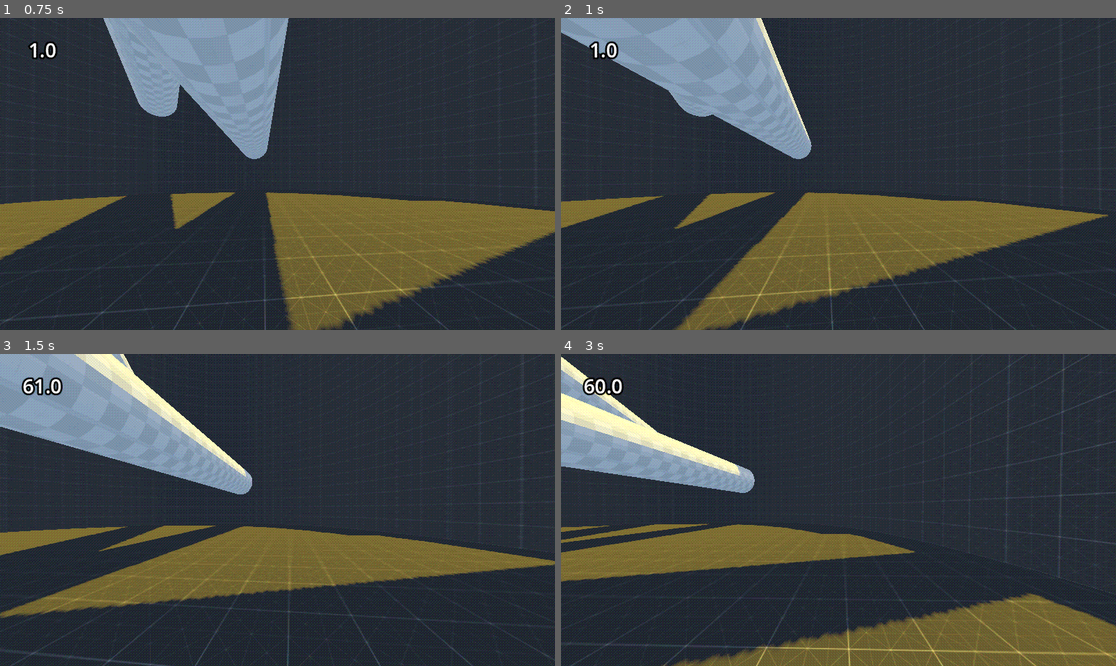
Above: before the commit, frames 1-4 (two rows, left to right).
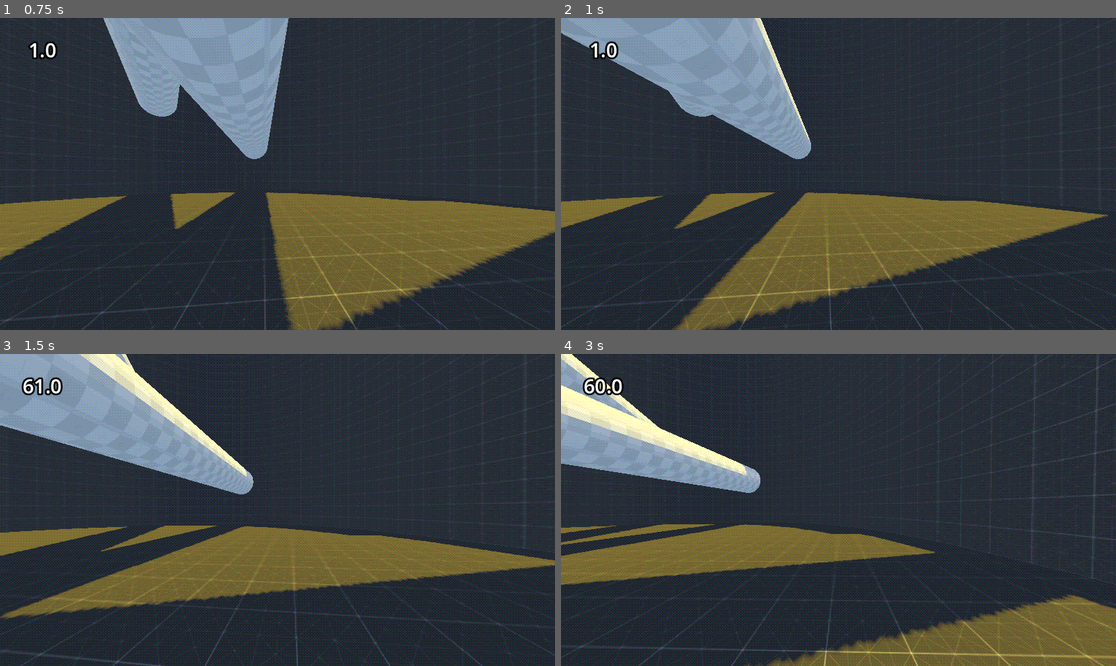
Above: after the commit, the same moments.

Repository: juliasinger1980-alt/Movement_Climber
Game: Godot game, scene res://world.tscn
Two runs of this game, one before a commit and one after it. Both use one fixed random seed, a clock stepped at 60 frames per second and the inputs below.
Inputs (mouse positions are in pixels of both pictures, inside the frame that each line leads up to):
- Up to frame 1 (0.75 s): tap Enter at 0.5 s; move the mouse to (305, 174) at 0.52 s; hold D (D) from 0.53 s (still down)
- Up to frame 2 (1 s): keep holding D (D); click (866, 174) at 0.8 s
- Up to frame 3 (1.5 s): move the mouse to (249, 510) at 1.27 s; release D (D) at 1.28 s; click (249, 510) at 1.35 s
- Up to frame 4 (3 s): right-click (810, 510) at 1.55 s; move the mouse to (849, 503) at 2.02 s; hold D (D) 2.03-2.78 s; right-click (849, 503) at 2.1 s; move the mouse to (832, 516) at 2.77 s; tap A (A) at 2.85 s

Frame 1 is identical in both runs. In frame 2, 6.2% of the frame differs, in the area x 0-100%, y 0-100%; in frame 3, 16%; in frame 4, 28%.

Commit message:
pull 90%

Diff:
--- a/player.gd
+++ b/player.gd
@@ -55,7 +55,7 @@
 var orig_dist = 0.0
 var orig_direction_to_point = Vector3.ZERO
 var orig_direction_to_player = Vector3.ZERO
-@export var wanted_dist = 5
+var wanted_dist = 10
 
 func _ready() -> void:
 	Input.mouse_mode = Input.MOUSE_MODE_CAPTURED
@@ -72,7 +72,7 @@
 		if cur_speed.dot(n) < 0:
 			cur_speed = cur_speed.slide(n)
 
-	pull()
+	pull(delta)
 
 	#grappling_hook(delta)
 
@@ -130,8 +130,9 @@
 		else:
 			cur_speed = lerp(cur_speed, max_speed * dir, 12 * delta)
 
-	velocity.x = cur_speed.x
-	velocity.z = cur_speed.z
+	if not pulling:
+		velocity.x = cur_speed.x
+		velocity.z = cur_speed.z
 
 	##WALLKICK/JUMP UND NORMALER JUMP
 	#wall kick
@@ -142,7 +143,7 @@
 		if Input.is_action_just_pressed("Space"):
 			walljumpbuffertimer = 0.150
 	if can_wallkick:
-		if Input.is_action_just_pressed("LC"):
+		if Input.is_action_just_pressed("RC"):
 			wallkickbuffertimer = 0.150
 			wallkickmovementtimer = 0.5
 
@@ -230,34 +231,51 @@
 	#if not grappelnd and is_on_floor():
 		#can_grapple = true
 
-func pull():
+func pull(delta):
 
 	var pos = camera.global_position
-
-	if pullRC.is_colliding() and Input.is_action_just_pressed("RC"):
+	var look_dir = -camera.global_transform.basis.z
+
+	if pullRC.is_colliding() and Input.is_action_just_pressed("LC"):
 		punkt = pullRC.get_collision_point()
 		orig_dist = (punkt - pos).length()
 		orig_direction_to_point = (punkt - pos).normalized()
 		orig_direction_to_player = (pos - punkt).normalized()
+		var final_dist = 0.5 / orig_dist
+		if final_dist > orig_dist:
+			wanted_dist = final_dist
+		else:
+			wanted_dist = orig_dist
 		pulling = true
 
-	print(pos)
+	print(velocity)
 	if pulling:
 		var dist = (punkt - pos).length()
 		var direction_to_point = (punkt - pos).normalized()
+		var look_direction_to_point = look_dir.normalized()
 		var direction_to_player = (pos - punkt).normalized()
-
-		position = position.lerp(punkt + wanted_dist * direction_to_player, 0.3)
-
-		if Input.is_action_just_released("RC"):
+		var cam_point_dir = ((punkt + wanted_dist * -look_direction_to_point) - position).normalized()
+
+		var old_position = position
+
+		position = position.lerp(punkt + wanted_dist * -look_direction_to_point, 0.3)
+		position.y -= camera.position.y
+
+		#cur_speed = (position - old_position) * 100
+		velocity.y += (position.y - old_position.y) * 30
+
+		if Input.is_action_just_released("LC"):
 			pulling = false
 
 func grav(delta):
 	if not pulling:
 		if not is_on_floor() and not grappelnd:
 			velocity.y -= gravity_player * delta
-		#elif grappelnd:
-			#velocity.y = -gravity_player * delta * 8
+		elif grappelnd:
+			velocity.y = -gravity_player * delta * 8
+	#else:
+		#velocity.y -= gravity_player * delta /2
+
 
 func fps_anzeige():
 	fps.text = str(Engine.get_frames_per_second())
--- a/player.tscn
+++ b/player.tscn
@@ -10,7 +10,6 @@
 
 [node name="CharacterBody3D" type="CharacterBody3D" parent="." unique_id=1901109027]
 script = ExtResource("1_4flbx")
-desired_distance = 7.0
 
 [node name="CollisionShape3D" type="CollisionShape3D" parent="CharacterBody3D" unique_id=749979467]
 shape = SubResource("CapsuleShape3D_sh265")
@@ -35,7 +34,7 @@
 target_position = Vector3(0, -1.6, 0)
 
 [node name="Pullcast" type="RayCast3D" parent="CharacterBody3D/head/Camera3D" unique_id=1603317544]
-transform = Transform3D(1, 0, 0, 0, -4.371139e-08, -1, 0, 1, -4.371139e-08, 0, -0.080153584, -0.36849606)
+transform = Transform3D(1, 0, 0, 0, -4.371139e-08, -1, 0, 1, -4.371139e-08, 0, 0.06, -0.368)
 target_position = Vector3(0, -2.1, 0)
 debug_shape_custom_color = Color(1, 1, 0.67058825, 1)
 
